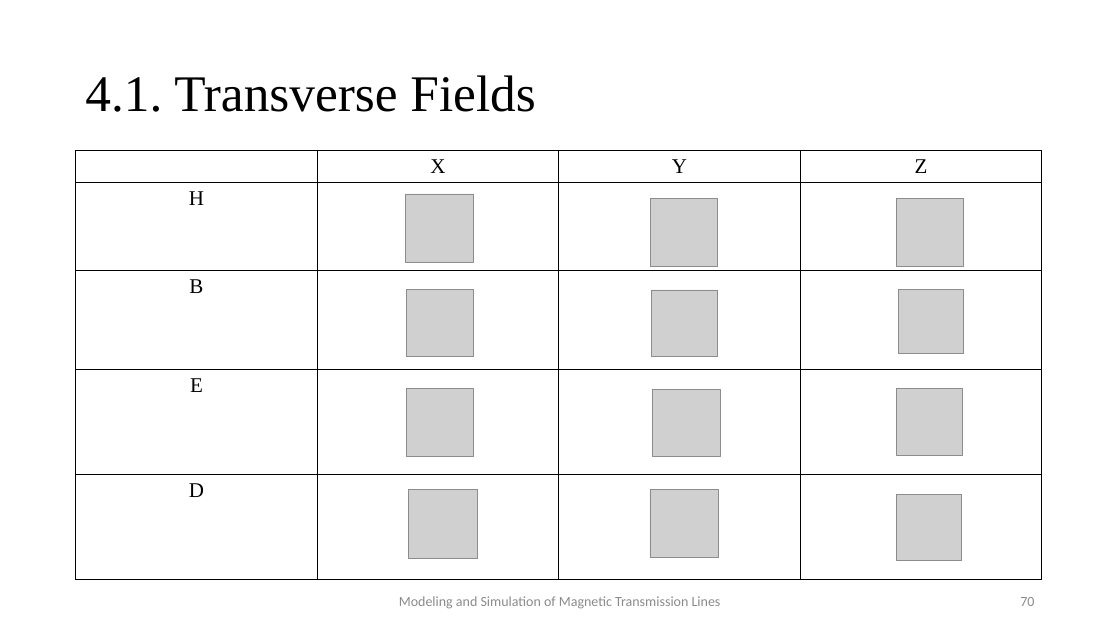
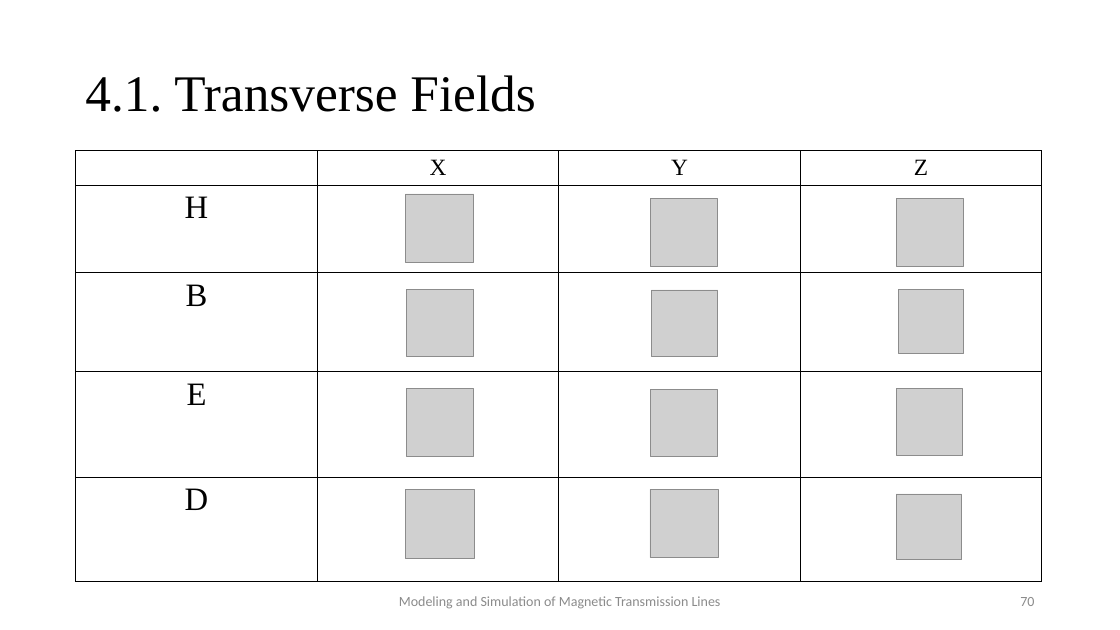
Before and after one commit to MuhammadShamaas1997/Electrical-Engineering, a slide deck: slide 70 of MS/Spring 2020/Thesis/Magnetic Transmission Lines/Thesis Final Presentation.pptx. Drawn at 1120x630 pixels with LibreOffice and Linux fonts; fonts in the diff are those of the drawing; grey boxes stand for pictures. Boxes give left, top, right and bottom in pixels: in the first picture for what was removed or moved away, otherwise in the second. Text is boxed around its words. In the diff, an @@ line names an element or a change of style, - is before the commit and + after.

```diff
--- a/MS/Spring 2020/Thesis/Magnetic Transmission Lines/Thesis Final Presentation.pptx
+++ b/MS/Spring 2020/Thesis/Magnetic Transmission Lines/Thesis Final Presentation.pptx
@@ table at bbox=[76, 151, 1044, 584] @@
@@ size 18 to 20 pt in "X", "Y", "Z" @@
@@ size 18 to 28 pt in "H", "B", "E", "D" @@
@@ picture: place and size @@
-picture at bbox=[409, 490, 478, 559]
+picture at bbox=[405, 490, 474, 559]
```
Also in this commit, not shown: 12 other slides changed, 1 slide added.
